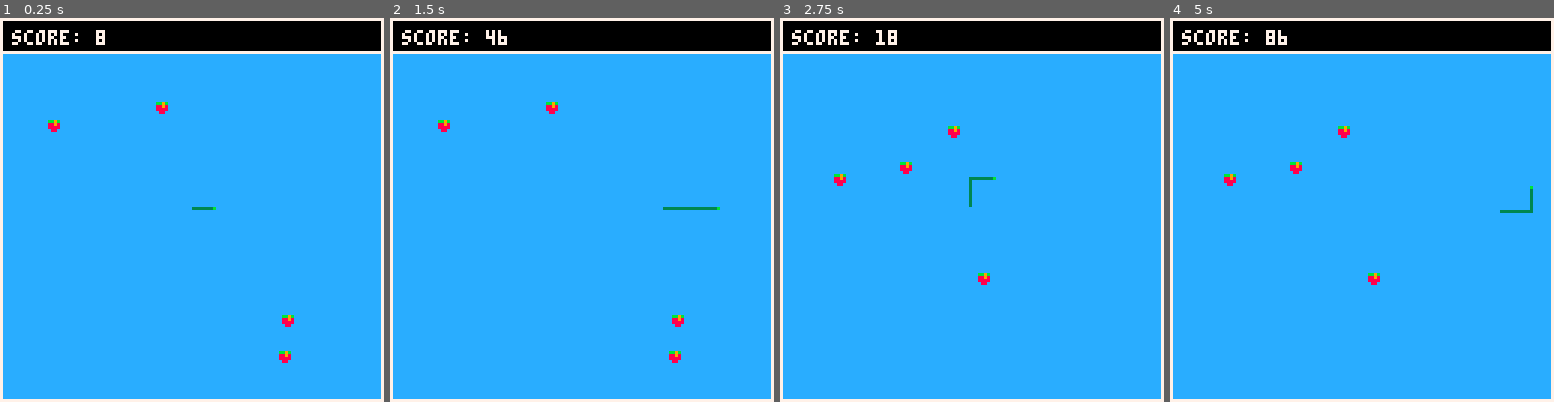
Above: before the commit, frames 1-4 (left to right).
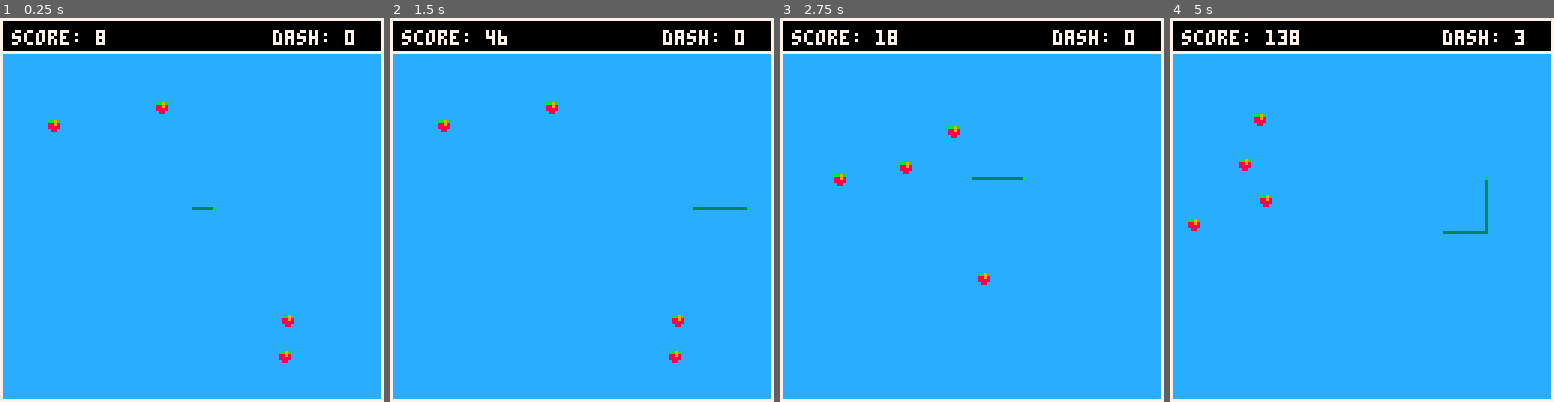
Above: after the commit, the same moments.

Repository: tmelot2/pico-8
Game: PICO-8 cartridge snake.p8
Same seed, same stepped clock (60 frames per second), same inputs: the game is played once before the commit and once after it.
Inputs:
- Up to frame 1 (0.25 s): no input
- Up to frame 2 (1.5 s): tap O (Z key) at 0.7 s
- Up to frame 3 (2.75 s): hold Right 1.6-2.1 s; tap O (Z key) at 1.7, 2.1, 2.5 s; hold Up 2.15-2.42 s; hold Right from 2.47 s (still down)
- Up to frame 4 (5 s): tap O (Z key) every 0.4 s from 2.9 to 4.9 s; release Right at 3.03 s; hold Left 3.08-3.58 s; hold Down 3.63-3.97 s; hold Right 4.02-4.68 s; hold Up from 4.73 s (still down)

The runs differ from the first frame. In frame 1, 0.3% of the frame differs, in the area x 71-93%, y 3-8%; in frame 2, 0.5%; in frame 3, 0.5%; in frame 4, 1.5%, in the area x 4-95%, y 3-70%.

Commit message:
Added dash

Diff:
--- a/snake.p8
+++ b/snake.p8
@@ -14,11 +14,15 @@
 player.y = screenheight/2
 player.width = 7
 player.height = 7
+-- history
 player.h = {}
+-- length
 player.l = 4
+-- color
 player.c = 8
 -- u=1 l=2 d=3 r=4
 player.dir = 1
+player.dashcooldown = 0
 
 food={}
 
@@ -127,6 +131,9 @@
   end
   end
 
+ -- reduce cooldown
+ player.dashcooldown=max(player.dashcooldown-1,0)
+
   -- collisions
   -- screen edge
  if (player.x <= 0 or player.x >= screenwidth or player.y < 12 or player.y >= screenheight) then
@@ -201,6 +208,7 @@
  rect(0,0,screenwidth,11,7)
   -- text
   print("score: " .. score, 4, 4, 7)
+  print("dash: " .. player.dashcooldown, screenwidth-36, 4, 7)
 
   playerdraw()
 
@@ -233,6 +241,43 @@
   if (btn(2) and player.dir!=3) then player.dir=1 end
   -- d?
   if (btn(3) and player.dir!=1) then player.dir=3 end
+
+  -- dash
+  if (btnp(4) and player.dashcooldown==0) then
+   local dashamount=10
+   -- up
+   if (player.dir==1) then
+    player.y -= dashamount
+    for i=1,dashamount do
+     add(player.h,{x=player.x,y=(dashamount+player.y)-i})
+    end
+   -- left
+   elseif (player.dir==2) then
+    player.x -= dashamount
+    for i=1,dashamount do
+     add(player.h,{x=(dashamount+player.x)-i,y=player.y})
+    end
+   -- down
+   elseif (player.dir==3) then
+    player.y += dashamount
+    for i=1,dashamount do
+     add(player.h,{x=player.x,y=(player.y-dashamount)+i})
+    end
+   -- right
+   elseif (player.dir==4) then
+    player.x += dashamount
+    for i=1,dashamount do
+     add(player.h,{x=(player.x-dashamount)+i,y=player.y})
+    end
+   end
+
+   for x=1,dashamount do
+    del(player.h,player.h[1])
+   end
+
+   sfx(5)
+   player.dashcooldown=6
+  end
 end
 
 -- draw player sprite
Not shown, changed: the sound effects (__sfx__) section of snake.p8
